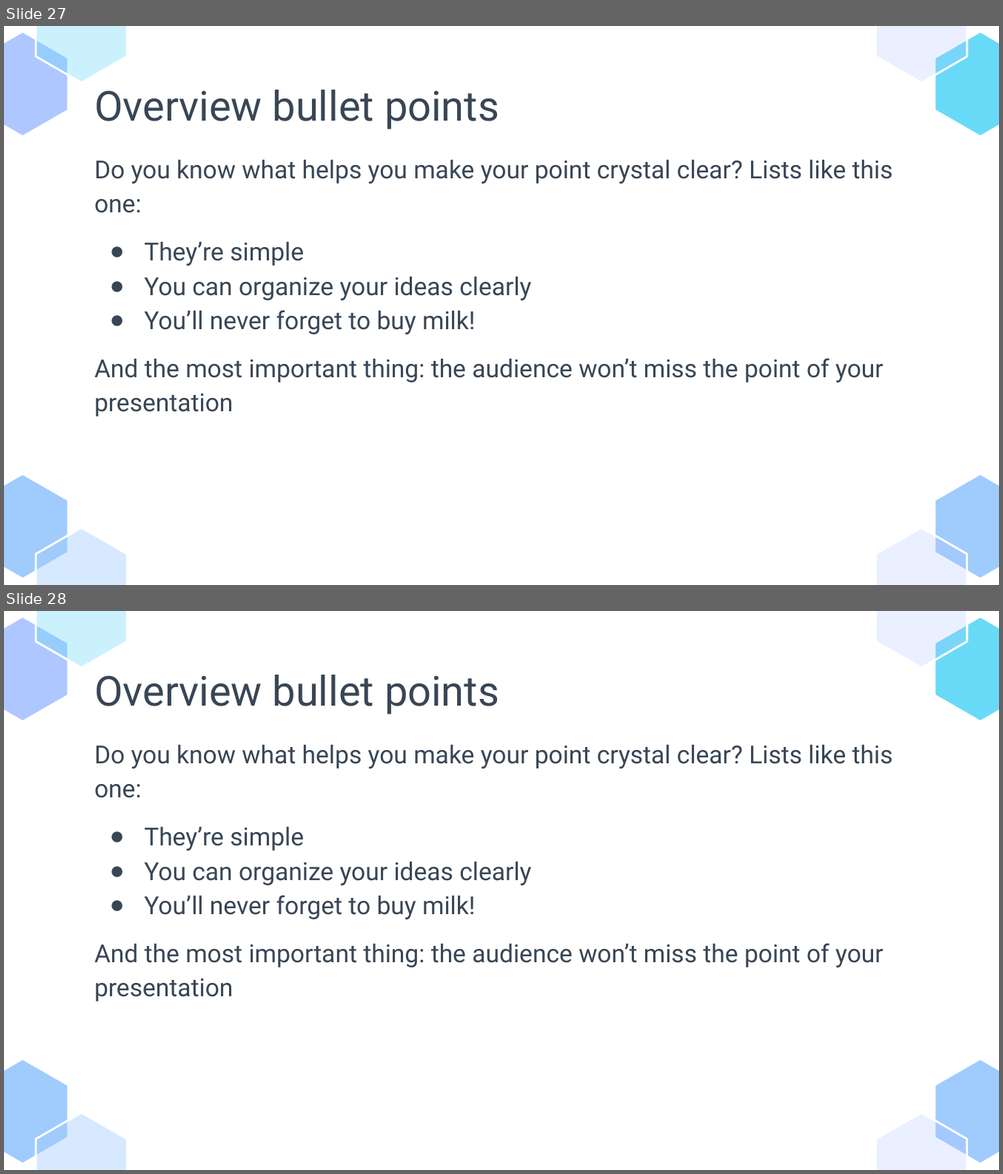
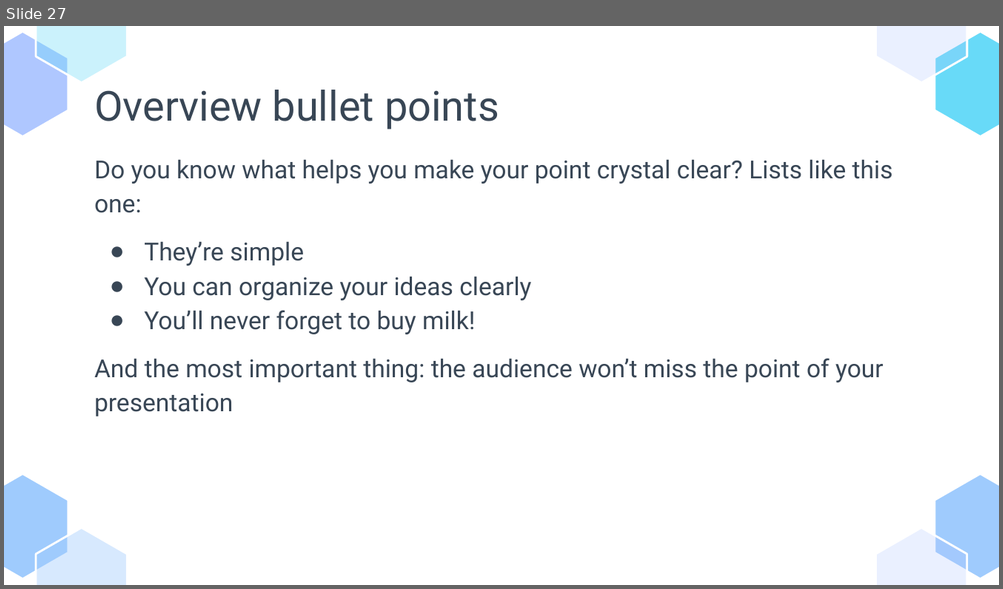
Before and after one commit to glenad/2403-ptds-regression, a slide deck: 2403_ PT_DS_Regression_Agri-food sector- Analysis.pptx. Shown one above the other, each under a label of ours: slides 27 and 28 before the commit, slide 27 after it. The pictures are 1003x1174 and 1003x589 pixels, drawn with LibreOffice and Linux fonts; fonts in the diff are those of the drawing. Boxes give left, top, right and bottom in pixels: in the first picture for what was removed or moved away, otherwise in the second. Text is boxed around its words. In the diff, an @@ line names an element or a change of style, - is before the commit and + after.

```diff
--- a/2403_ PT_DS_Regression_Agri-food sector- Analysis.pptx
+++ b/2403_ PT_DS_Regression_Agri-food sector- Analysis.pptx
@@ slide 28 removed at bbox=[4, 611, 999, 1170], background #FFFFFF; not listed: 8 template elements that a slide beside it also shows @@
@@ subtitle removed at bbox=[94, 675, 499, 715] @@
-Overview bullet points
@@ text removed at bbox=[94, 744, 893, 1002] @@
-Do you know what helps you make your point crystal clear? Lists like this one:
-● They’re simple
-● You can organize your ideas clearly
-● You’ll never forget to buy milk!
-And the most important thing: the audience won’t miss the point of your presentation
```
Also in this commit, not shown: 11 slides changed, 1 slide added, 4 other slides removed.
